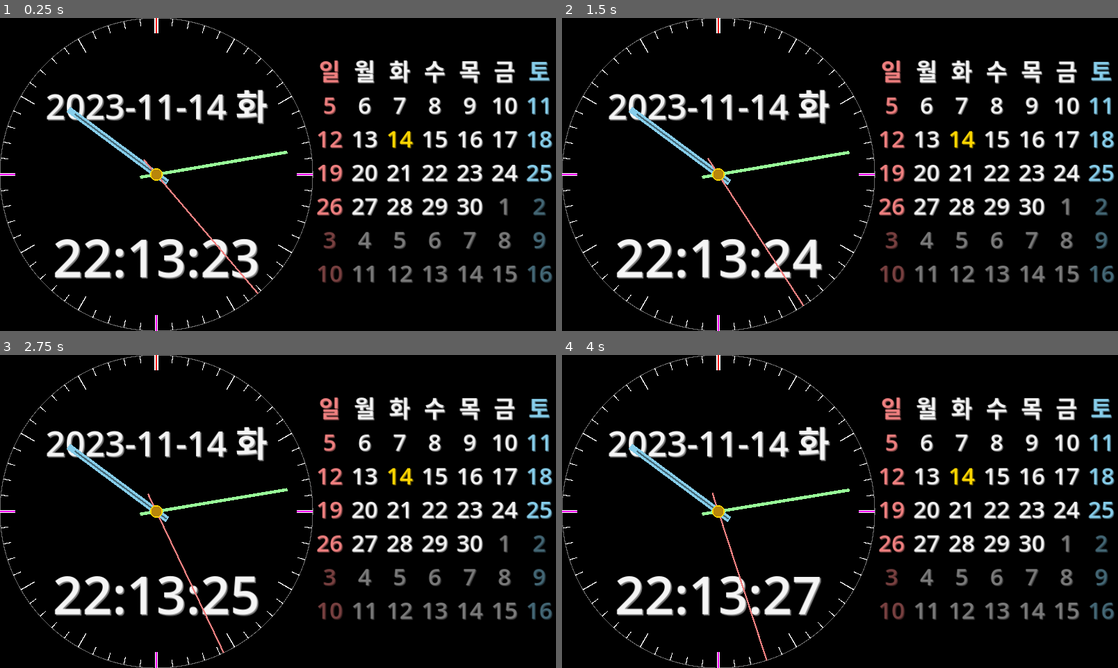
Above: before the commit, frames 1-4 (two rows, left to right).
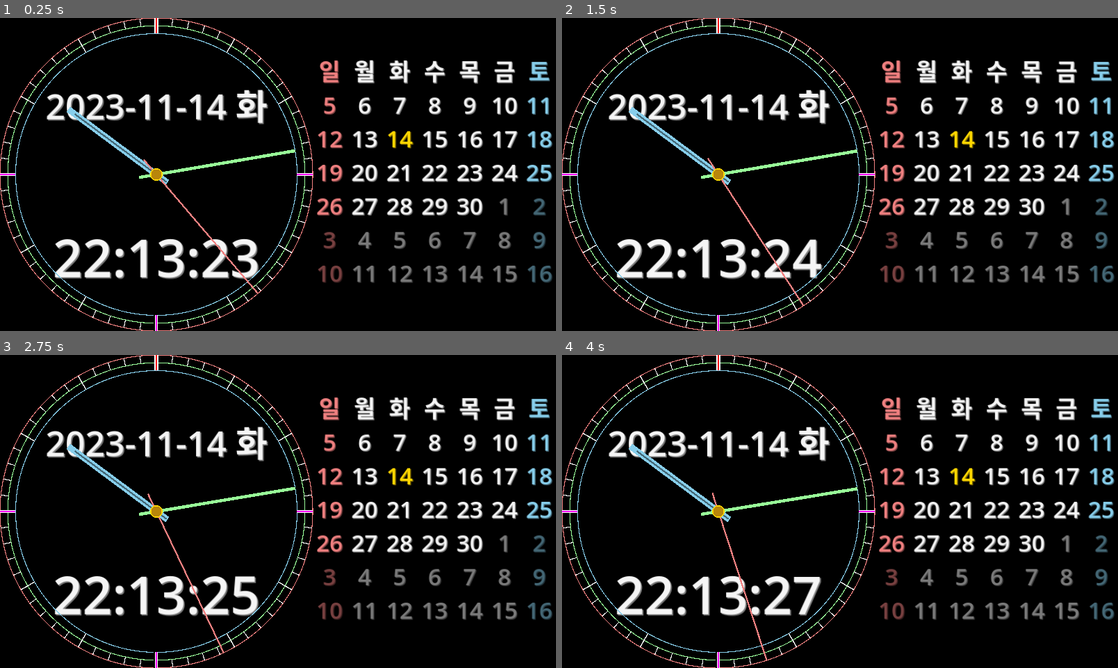
Above: after the commit, the same moments.

Repository: kasworld/gd4analogclockcal
Game: Godot game, scene res://main.tscn
The game is run twice, just before and just after one commit, with the same random seed, the same clock (stepped at 60 frames per second) and the same inputs.
Inputs:
- Up to frame 1 (0.25 s): no input
- Up to frame 2 (1.5 s): no input
- Up to frame 3 (2.75 s): no input
- Up to frame 4 (4 s): no input

The runs differ from the first frame. In frame 1, 1.2% of the frame differs, in the area x 0-57%, y 0-100%; in frame 2, 1.2%; in frame 3, 1.2%; in frame 4, 1.2%.

Commit message:
update clock deco

Diff:
--- a/analog_clock.gd
+++ b/analog_clock.gd
@@ -12,19 +12,21 @@
 	var vp_size = get_viewport_rect().size
 	clock_R = vp_size.y / 2
 
-	add_child(new_circle(clock_R, Color.DIM_GRAY, clock_R/200))
+	add_child(new_circle(clock_R, Color.LIGHT_CORAL, clock_R/200))
+	add_child(new_circle(clock_R-clock_R/20, Color.PALE_GREEN, clock_R/200))
+	add_child(new_circle(clock_R-clock_R/10, Color.SKY_BLUE, clock_R/200))
 
 	for i in range(0,60):
 		if i == 0:
-			add_child( new_clock_face( Color.WHITE, minute2rad(i), clock_R/40, clock_R/10 ) )
-			add_child( new_clock_face( Color.RED, minute2rad(i), clock_R/100, clock_R/10 ) )
+			add_child( new_clock_face( Color.WHITE, minute2rad(i), clock_R/40, clock_R/10, 0  ) )
+			add_child( new_clock_face( Color.RED, minute2rad(i), clock_R/100, clock_R/10, 0  ) )
 		elif i % 15 ==0:
-			add_child( new_clock_face( Color.WHITE, minute2rad(i), clock_R/50, clock_R/10 ) )
-			add_child( new_clock_face( Color.MAGENTA, minute2rad(i), clock_R/200, clock_R/10 ) )
+			add_child( new_clock_face( Color.WHITE, minute2rad(i), clock_R/50, clock_R/10, 0  ) )
+			add_child( new_clock_face( Color.MAGENTA, minute2rad(i), clock_R/200, clock_R/10, 0  ) )
 		elif i % 5 == 0 :
-			add_child( new_clock_face( Color.WHITE, minute2rad(i), clock_R/150, clock_R/10 ) )
+			add_child( new_clock_face( Color.WHITE, minute2rad(i), clock_R/150, clock_R/10, 0  ) )
 		else :
-			add_child( new_clock_face( Color.WHITE, minute2rad(i), clock_R/200, clock_R/20 ) )
+			add_child( new_clock_face( Color.WHITE, minute2rad(i), clock_R/200, clock_R/20, 0  ) )
 
 	HourHand = clock_hand(Global.HandDict.hour)
 	add_child(HourHand)
@@ -37,6 +39,24 @@
 
 	add_child(new_circle_fill(clock_R/25, Color.GOLD))
 	add_child(new_circle_fill(clock_R/30, Color.DARK_GOLDENROD))
+
+
+func new_clock_face(co :Color, rad :float, w , h, y ) -> Line2D:
+	var cr = Line2D.new()
+	cr.default_color = co
+	cr.width = w
+	cr.add_point(Vector2(0,y-clock_R))
+	cr.add_point(Vector2(0,y-clock_R+h))
+	cr.rotation = rad
+	return cr
+
+func clock_hand(dict :Dictionary) -> Line2D:
+	var cr = Line2D.new()
+	cr.default_color = dict.color
+	cr.width = dict.width*clock_R
+	cr.add_point(Vector2(0,-dict.height*clock_R))
+	cr.add_point(Vector2(0,dict.height*clock_R/8))
+	return cr
 
 func new_circle_fill(r,co) -> Polygon2D :
 	var rtn = Polygon2D.new()
@@ -56,23 +76,6 @@
 	rtn.default_color = co
 	rtn.width = w
 	return rtn
-
-func new_clock_face(co :Color, rad :float, w , h ) -> Line2D:
-	var cr = Line2D.new()
-	cr.default_color = co
-	cr.width = w
-	cr.add_point(Vector2(0,-clock_R))
-	cr.add_point(Vector2(0,-clock_R+h))
-	cr.rotation = rad
-	return cr
-
-func clock_hand(dict :Dictionary) -> Line2D:
-	var cr = Line2D.new()
-	cr.default_color = dict.color
-	cr.width = dict.width*clock_R
-	cr.add_point(Vector2(0,-dict.height*clock_R))
-	cr.add_point(Vector2(0,dict.height*clock_R/8))
-	return cr
 
 # Called every frame. 'delta' is the elapsed time since the previous frame.
 func _process(_delta: float) -> void:
--- a/global.gd
+++ b/global.gd
@@ -29,7 +29,7 @@
 	"minute" : {
 		"color" :Color.PALE_GREEN,
 		"width" : 1.0/50,
-		"height" : 0.85,
+		"height" : 0.9,
 	},
 	"second" : {
 		"color" :Color.LIGHT_CORAL,
